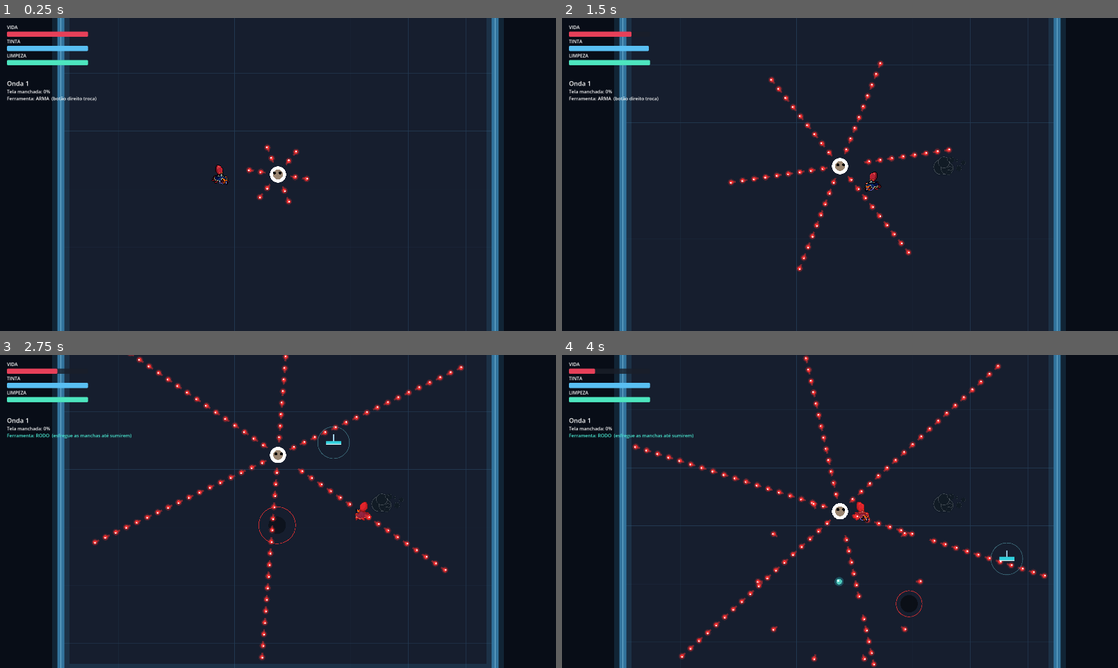
Above: before the commit, frames 1-4 (two rows, left to right).
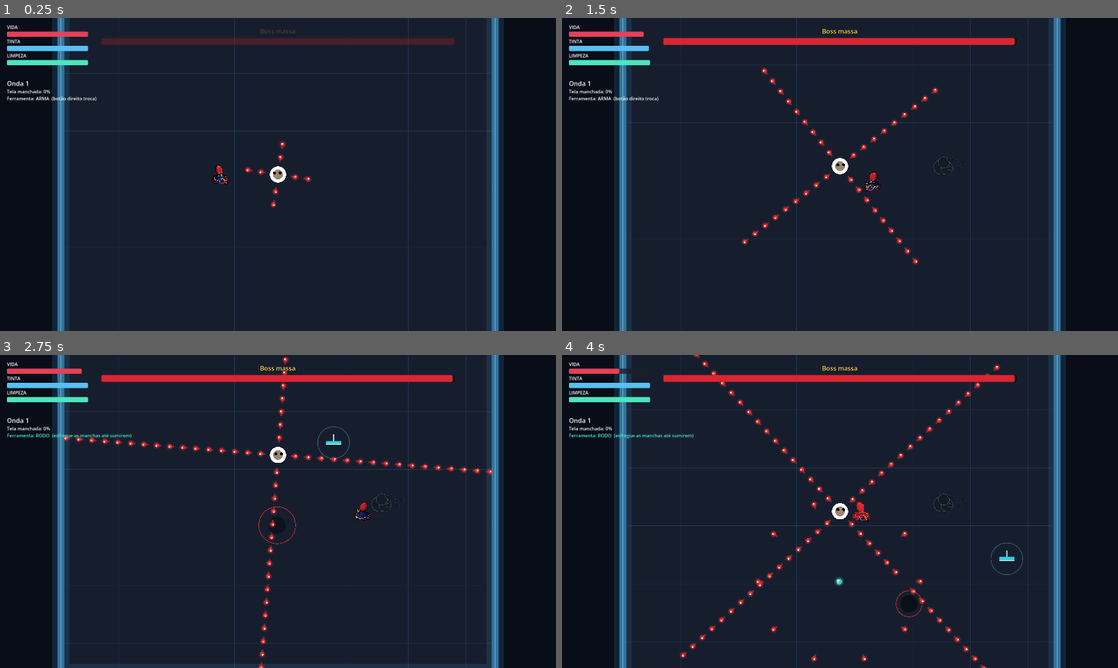
Above: after the commit, the same moments.

Repository: Ruan-Pablo-Oli/octo-ink-hell
Game: Godot game, scene res://scenes/boss_main.tscn
The game is run twice, just before and just after one commit, with the same random seed, the same clock (stepped at 60 frames per second) and the same inputs. This scene is started directly instead of the project's main scene.
Inputs (mouse positions are in pixels of both pictures, inside the frame that each line leads up to):
- Up to frame 1 (0.25 s): no input
- Up to frame 2 (1.5 s): tap Enter (ui_accept) at 0.5, 0.77 s; move the mouse to (962, 158) at 0.52 s; hold D (move_right) 0.53-1.28 s; tap Space (dash) at 0.6 s; click (962, 158) at 0.67 s; move the mouse to (728, 190) at 1.27 s; hold S (move_down) from 1.28 s (still down); tap Q (switch_weapon) at 1.35 s
- Up to frame 3 (2.75 s): tap Enter (ui_accept) at 1.52 s; move the mouse to (333, 442) at 2.02 s; release S (move_down) at 2.03 s; hold D (move_right) from 2.03 s (still down); right-click (333, 442) at 2.1 s
- Up to frame 4 (4 s): move the mouse to (812, 574) at 2.77 s; release D (move_right) at 2.78 s; hold W (move_up) 2.78-3.53 s; click (812, 574) at 2.85 s; tap Enter (ui_accept) at 3.02, 3.77 s; move the mouse to (1006, 558) at 3.52 s; hold A (move_left) from 3.53 s (still down); tap Shift at 3.6 s

The runs differ from the first frame. In frame 1, 1.8% of the frame differs, in the area x 18-82%, y 3-61%; in frame 2, 3.4%; in frame 3, 4.5%; in frame 4, 4.6%, in the area x 5-88%, y 0-100%.

Commit message:
feat: update boss display name and enhance health overlay functionality

Diff:
--- a/resources/enemies/boss.tres
+++ b/resources/enemies/boss.tres
@@ -4,7 +4,7 @@
 
 [resource]
 script = ExtResource("1_jlmjw")
-display_name = "boss"
+display_name = "Boss massa"
 max_health = 2000.0
 move_speed = 0.0
 body_color = Color(1, 1, 1, 1)
--- a/scripts/bosses/base_boss.gd
+++ b/scripts/bosses/base_boss.gd
@@ -14,7 +14,7 @@
 # --- CONFIGURAÇÕES DE ATAQUE E KNOCKBACK ---
 @export_group("Attack Settings")
 @export var group_b_start_delay: float = 1.5
-@export var pattern_duration: float = 4.0
+@export var pattern_duration: float = 6.0
 @export var knockback_speed: float = 400.0
 @export var knockback_force: float = 800.0
 
@@ -30,6 +30,10 @@
 @export var shotgun_pickup_distance: float = 400.0 # Distância que o item desliza
 @export var shotgun_pickup_bursts: Array[int] = [1,4] # Em quais rajadas ele solta (ex: na 3ª rajada)
 
+
+# Adicione isso perto dos outros preloads (se houver) ou das export variables
+const BossHealthOverlayScript := preload("res://scripts/ui/boss_health_overlay.gd")
+
 # (Coloque esta variável junto com as outras variáveis de estado, como _star_angle)
 var _shotgun_burst_count: int = 0
 
@@ -62,6 +66,13 @@
 func _ready() -> void:
 	super()
 	_center_pos = global_position
+
+	# Cria a barra de vida (Você pode alterar o nome do boss aqui)
+	var health_bar = BossHealthOverlayScript.new(self, data.display_name)
+
+	# Adiciona a barra à tela principal (para que ela não se mova com a câmera/boss)
+	get_tree().current_scene.add_child(health_bar)
+
 
 func _load_default_data() -> void:
 	if data == null:
@@ -224,8 +235,8 @@
 # ---------------------------------------------------------
 
 func _spawn_windmill_ring(ring_index: int) -> void:
-	var arms = 6
-	var spacing = 40.0
+	var arms = 4
+	var spacing = 45.0
 	var start_offset = 60.0
 
 	for i in arms:
@@ -241,7 +252,7 @@
 		elif p.has_method("setup"): p.setup(dir, 0.0, normal_damage, pattern_duration, normal_color)
 
 func _fire_radial() -> void:
-	var proj_count = 12
+	var proj_count = 18
 	for i in proj_count:
 		var angle = (float(i) / proj_count) * TAU
 		var dir = Vector2.RIGHT.rotated(angle)
--- /dev/null
+++ b/scripts/ui/boss_health_overlay.gd
@@ -0,0 +1,72 @@
+extends CanvasLayer
+class_name BossHealthOverlay
+
+var _boss: Node2D
+var _bar: ProgressBar
+var _label: Label
+var _container: MarginContainer # Guardamos o container para fazer a animação nele!
+
+func _init(boss_node: Node2D, boss_name: String = "O CHEFÃO") -> void:
+	_boss = boss_node
+	layer = 50 # Fica acima do jogo, mas abaixo do Pause e Options
+
+	# 1. Container Principal para dar margens na tela
+	_container = MarginContainer.new()
+	_container.set_anchors_preset(Control.PRESET_TOP_WIDE)
+	_container.add_theme_constant_override("margin_top", 30)
+	_container.add_theme_constant_override("margin_left", 350)
+	_container.add_theme_constant_override("margin_right", 350)
+	add_child(_container)
+
+	# 2. Caixa Vertical para empilhar o Nome em cima da Barra
+	var vbox = VBoxContainer.new()
+	vbox.add_theme_constant_override("separation", 8)
+	_container.add_child(vbox)
+
+	# 3. Texto com o Nome do Boss
+	_label = Label.new()
+	_label.text = boss_name
+	_label.horizontal_alignment = HORIZONTAL_ALIGNMENT_CENTER
+	_label.add_theme_font_size_override("font_size", 22)
+	_label.add_theme_color_override("font_color", Color(1.0, 0.85, 0.3)) # Dourado
+	_label.add_theme_color_override("font_shadow_color", Color(0, 0, 0, 0.8))
+	_label.add_theme_constant_override("shadow_outline_size", 4)
+	vbox.add_child(_label)
+
+	# 4. A Barra de Vida em si
+	_bar = ProgressBar.new()
+	_bar.custom_minimum_size = Vector2(0, 24)
+	_bar.show_percentage = false
+
+	var bg_style = StyleBoxFlat.new()
+	bg_style.bg_color = Color(0.1, 0.1, 0.1, 0.8)
+	bg_style.set_corner_radius_all(6)
+	bg_style.set_border_width_all(2)
+	bg_style.border_color = Color(0, 0, 0, 1)
+	_bar.add_theme_stylebox_override("background", bg_style)
+
+	var fill_style = StyleBoxFlat.new()
+	fill_style.bg_color = Color(0.85, 0.15, 0.2, 1.0)
+	fill_style.set_corner_radius_all(5)
+	_bar.add_theme_stylebox_override("fill", fill_style)
+
+	vbox.add_child(_bar)
+
+	_container.modulate.a = 0.0
+
+func _ready() -> void:
+	if _boss:
+		var boss_data = _boss.get("data")
+		_bar.max_value = boss_data.max_health if boss_data != null else 100.0
+		_bar.value = _bar.max_value
+
+	# Animação suave focada no _container e não no "self"
+	var tween = create_tween()
+	tween.tween_property(_container, "modulate:a", 1.0, 1.0)
+
+func _process(delta: float) -> void:
+	if is_instance_valid(_boss):
+		var current_hp = _boss.get("health") if _boss.get("health") != null else 0.0
+		_bar.value = lerpf(_bar.value, float(current_hp), 12.0 * delta)
+	else:
+		queue_free()
Not shown, added: scripts/ui/boss_health_overlay.gd.uid
